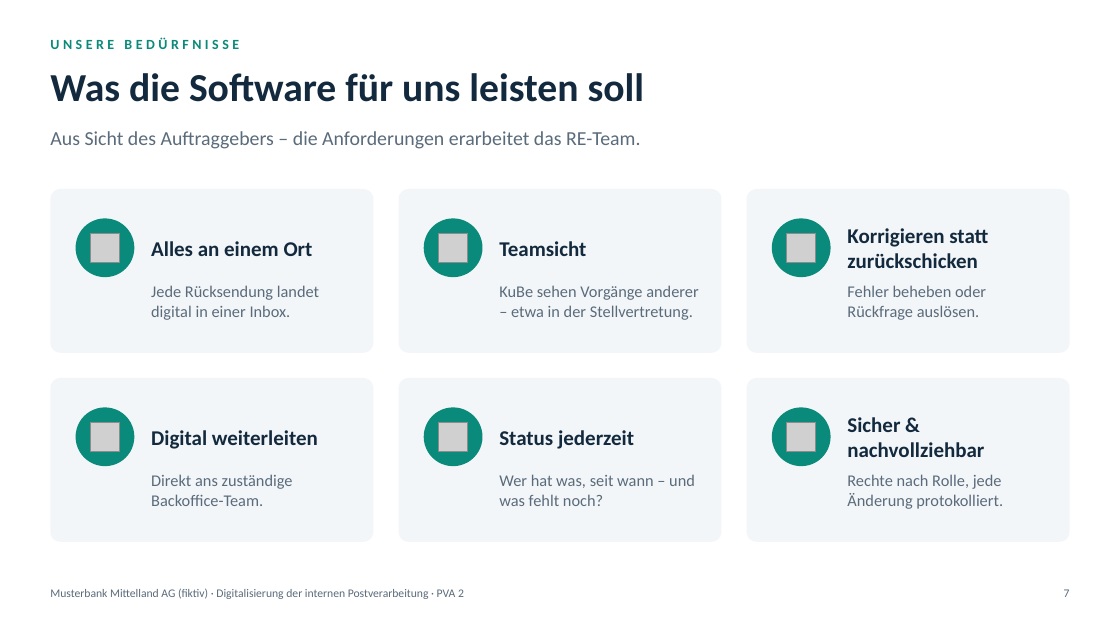
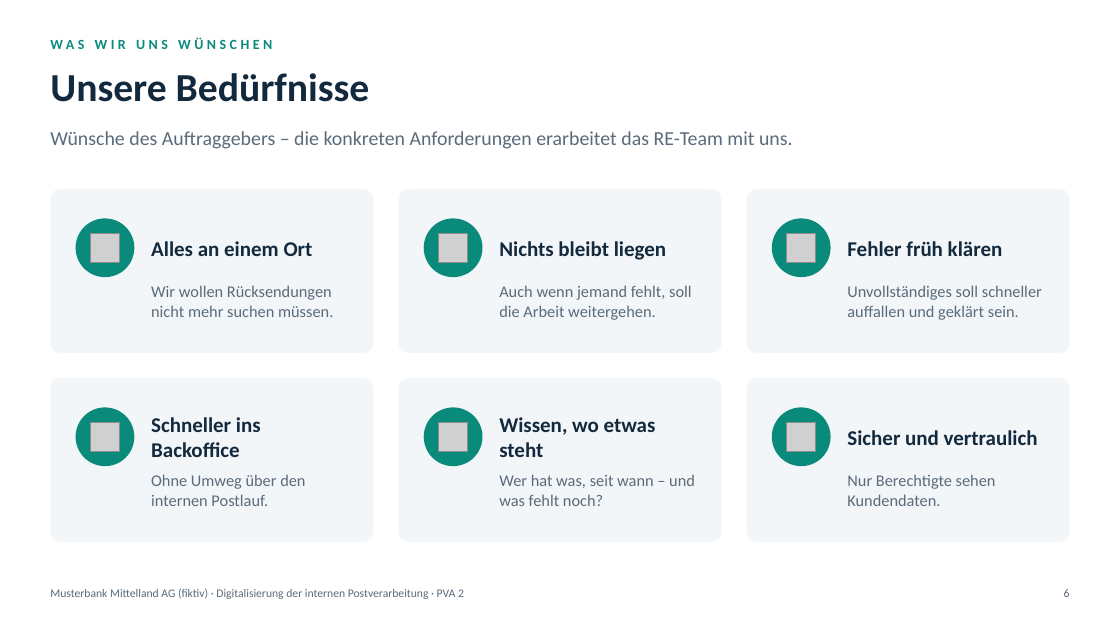
Before and after one commit to gotazlib/abgaben, a slide deck: slide 6 of requirements-engineering/RE_Projektvorstellung_Postverarbeitung.pptx (slide 7 before the commit). Drawn at 1120x630 pixels with LibreOffice and Linux fonts; fonts in the diff are those of the drawing; grey boxes stand for pictures. Boxes give left, top, right and bottom in pixels: in the first picture for what was removed or moved away, otherwise in the second. Text is boxed around its words. In the diff, an @@ line names an element or a change of style, - is before the commit and + after.

```diff
--- a/requirements-engineering/RE_Projektvorstellung_Postverarbeitung.pptx
+++ b/requirements-engineering/RE_Projektvorstellung_Postverarbeitung.pptx
@@ text at [50,37,272,49]: text changed @@
-UNSERE BEDÜRFNISSE
+WAS WIR UNS WÜNSCHEN
@@ title at [50,73,370,102]: text changed @@
-Was die Software für uns leisten soll
+Unsere Bedürfnisse
@@ text at [50,131,793,149]: text changed @@
-Aus Sicht des Auftraggebers – die Anforderungen erarbeitet das RE-Team.
+Wünsche des Auftraggebers – die konkreten Anforderungen erarbeitet das RE-Team mit uns.
@@ text at [499,241,666,260]: text changed @@
-Teamsicht
+Nichts bleibt liegen
@@ text at [847,241,1003,256]: text changed @@
-Korrigieren statt zurückschicken
+Fehler früh klären
@@ text at [151,285,333,317]: text changed @@
-Jede Rücksendung landet digital in einer Inbox.
+Wir wollen Rücksendungen nicht mehr suchen müssen.
@@ text at [499,285,692,320]: text changed @@
-KuBe sehen Vorgänge anderer – etwa in der Stellvertretung.
+Auch wenn jemand fehlt, soll die Arbeit weitergehen.
@@ text at [847,285,1042,320]: text changed @@
-Fehler beheben oder Rückfrage auslösen.
+Unvollständiges soll schneller auffallen und geklärt sein.
@@ text at [151,417,261,457]: text changed @@
-Digital weiterleiten
+Schneller ins Backoffice
@@ text at [499,417,656,457]: text changed @@
-Status jederzeit
+Wissen, wo etwas steht
@@ text at [847,430,1038,445]: text changed @@
-Sicher & nachvollziehbar
+Sicher und vertraulich
@@ text at [151,474,305,506]: text changed @@
-Direkt ans zuständige Backoffice-Team.
+Ohne Umweg über den internen Postlauf.
@@ text at [847,474,996,506]: text changed @@
-Rechte nach Rolle, jede Änderung protokolliert.
+Nur Berechtigte sehen Kundendaten.
@@ page number at [1064,589,1070,597]: text changed @@
-7
+6
```
Also in this commit, not shown: 2 other slides changed, 1 slide added, 4 slides removed, 3 other files.
